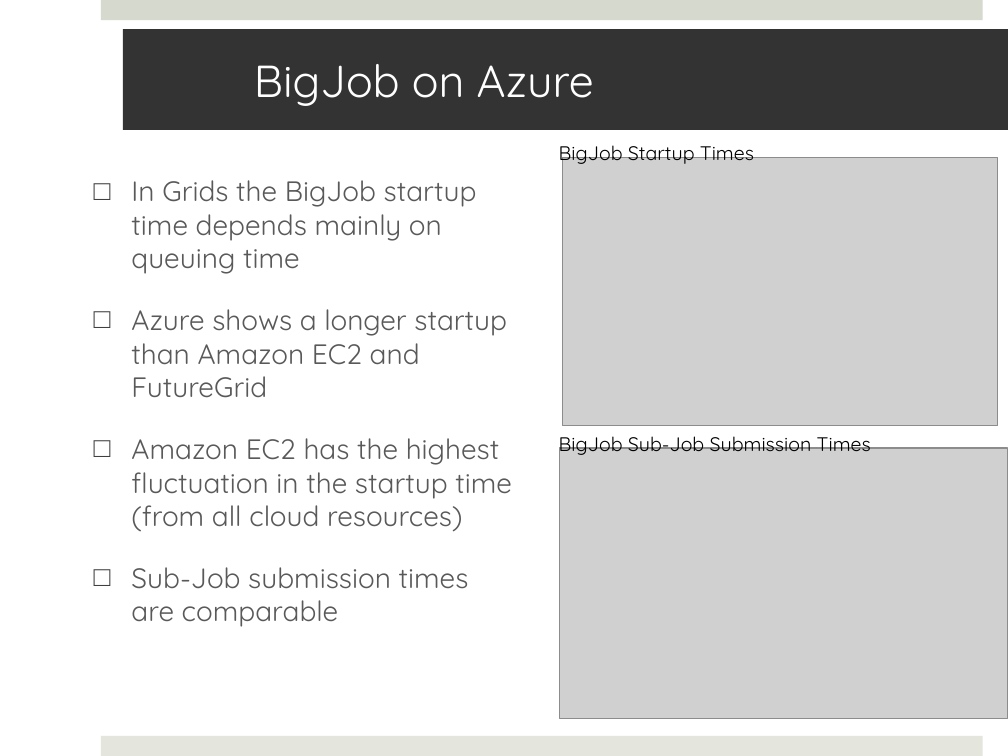
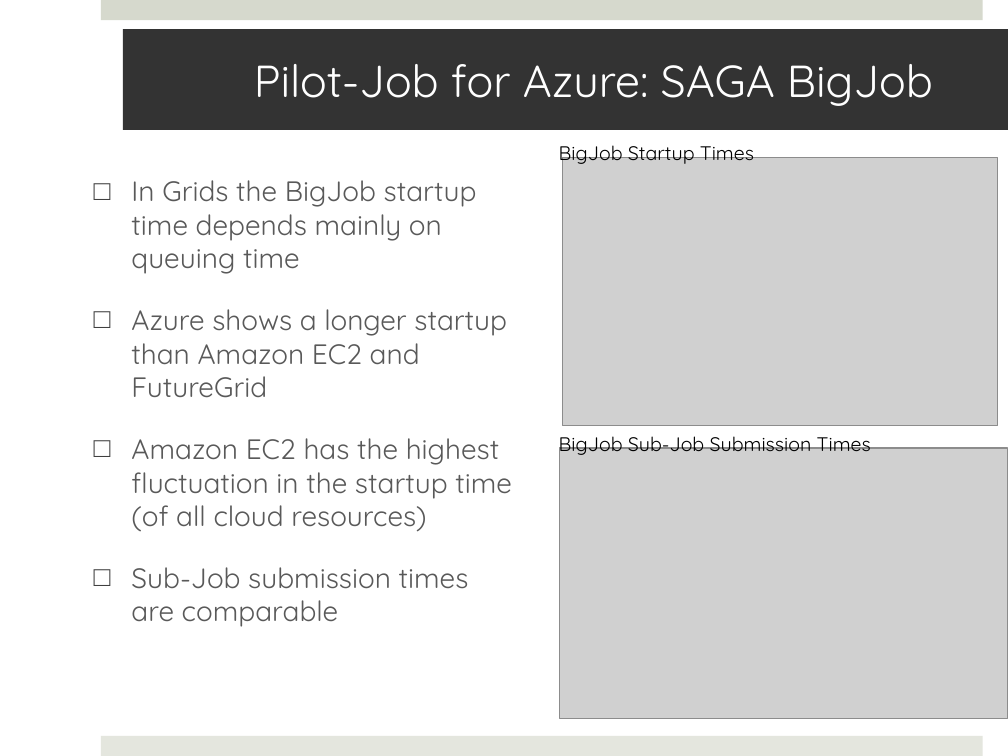
Before and after one commit to saga-project/saga-cpp-legacy-projects, a slide deck: slide 15 of papers/cloudcom10/presentation/saga-azure-cloudcom10.pptx (slide 19 before the commit). Drawn at 1008x756 pixels with LibreOffice and Linux fonts; fonts in the diff are those of the drawing; grey boxes stand for pictures. Boxes give left, top, right and bottom in pixels: in the first picture for what was removed or moved away, otherwise in the second. Text is boxed around its words. In the diff, an @@ line names an element or a change of style, - is before the commit and + after.

```diff
--- a/papers/cloudcom10/presentation/saga-azure-cloudcom10.pptx
+++ b/papers/cloudcom10/presentation/saga-azure-cloudcom10.pptx
@@ title at [254,64,933,106]: text changed @@
-BigJob on Azure
+Pilot-Job for Azure: SAGA BigJob
@@ text at [131,438,512,532]: text changed @@
-□ Amazon EC2 has the highest fluctuation in the startup time (from all cloud resources)
+□ Amazon EC2 has the highest fluctuation in the startup time (of all cloud resources)
```
Also in this commit, not shown: 9 other slides changed, 1 slide added, 5 slides removed.
